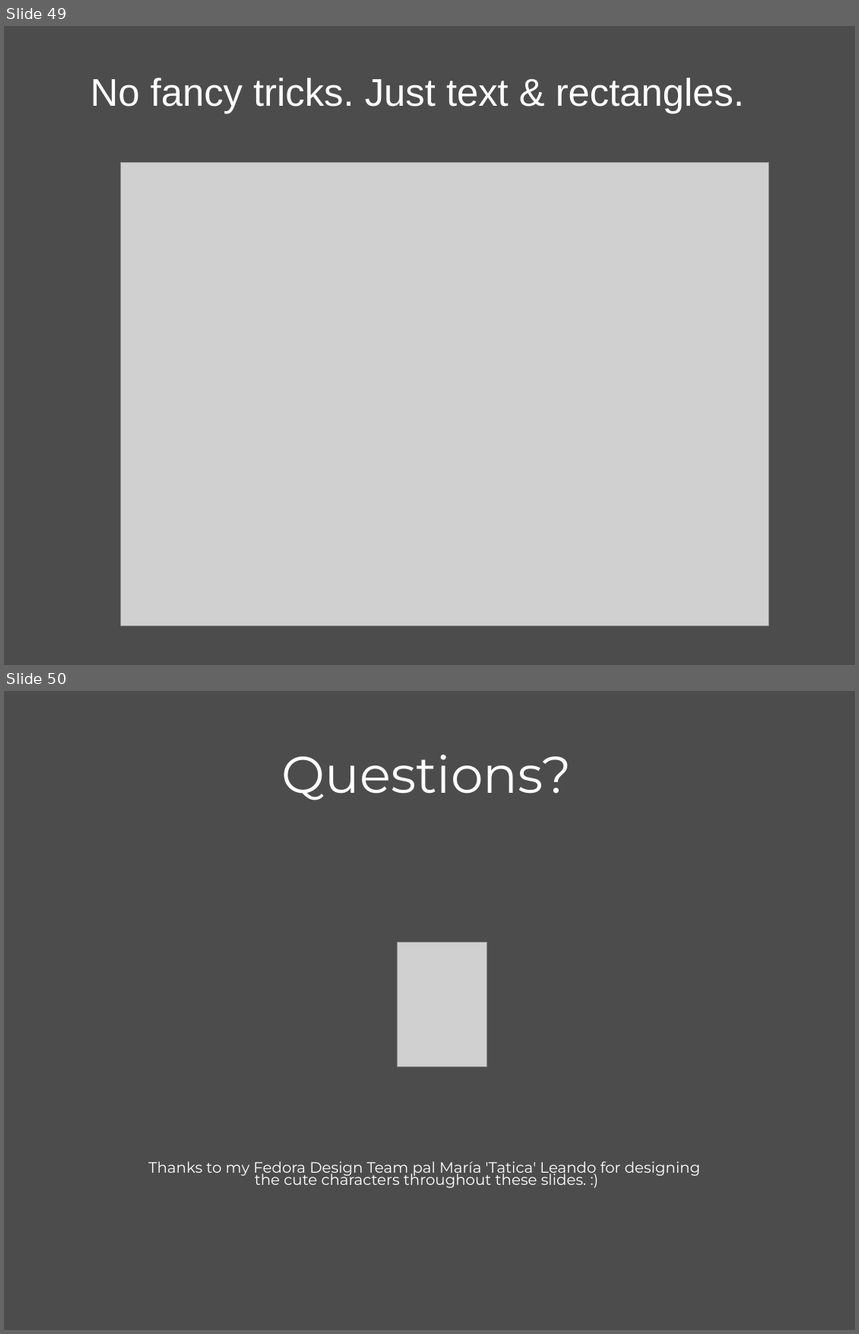
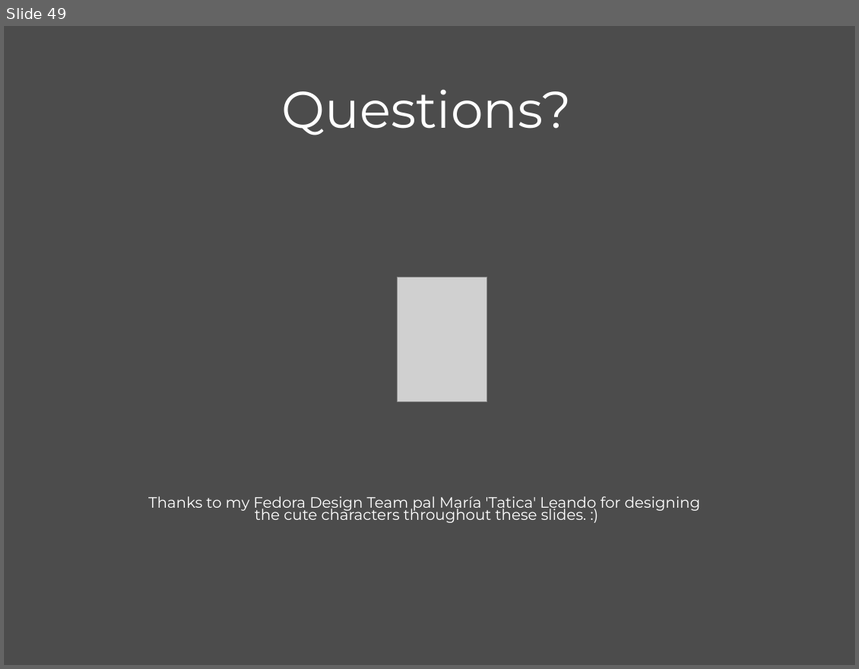
Before and after one commit to mairin/agc-materials, a slide deck: inkscape-slides/InkscapeBootcamp.odp. Shown one above the other, each under a label of ours: slides 49 and 50 before the commit, slide 49 after it. The pictures are 859x1334 and 859x669 pixels, drawn with LibreOffice and Linux fonts; fonts in the diff are those of the drawing; grey boxes stand for pictures. Boxes give left, top, right and bottom in pixels: in the first picture for what was removed or moved away, otherwise in the second. Text is boxed around its words. In the diff, an @@ line names an element or a change of style, - is before the commit and + after.

```diff
--- a/inkscape-slides/InkscapeBootcamp.odp
+++ b/inkscape-slides/InkscapeBootcamp.odp
@@ slide 49 removed at <box>4,26,855,665</box>, background #4C4C4C @@
@@ title removed at <box>91,78,744,114</box> @@
-No fancy tricks. Just text & rectangles.
@@ picture removed at <box>120,162,769,626</box> @@
@@ what was slide 50 is now slide 49 @@
```
Also in this commit, not shown: 1 slide added, 1 other slide removed.
